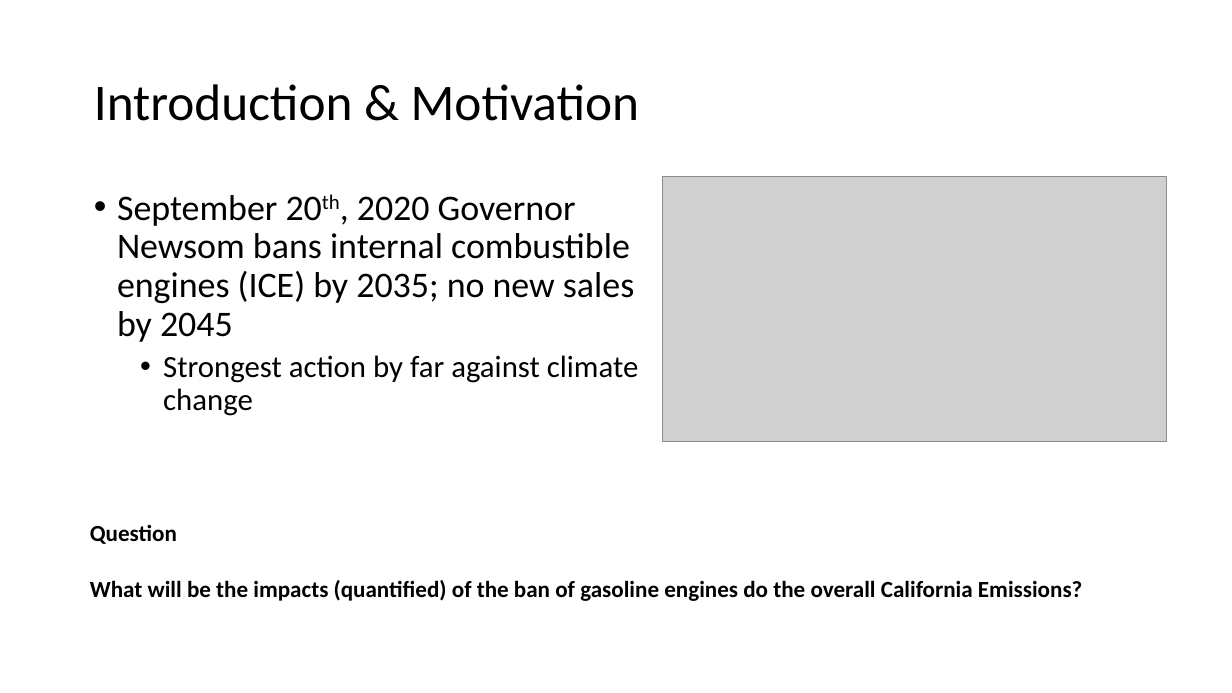
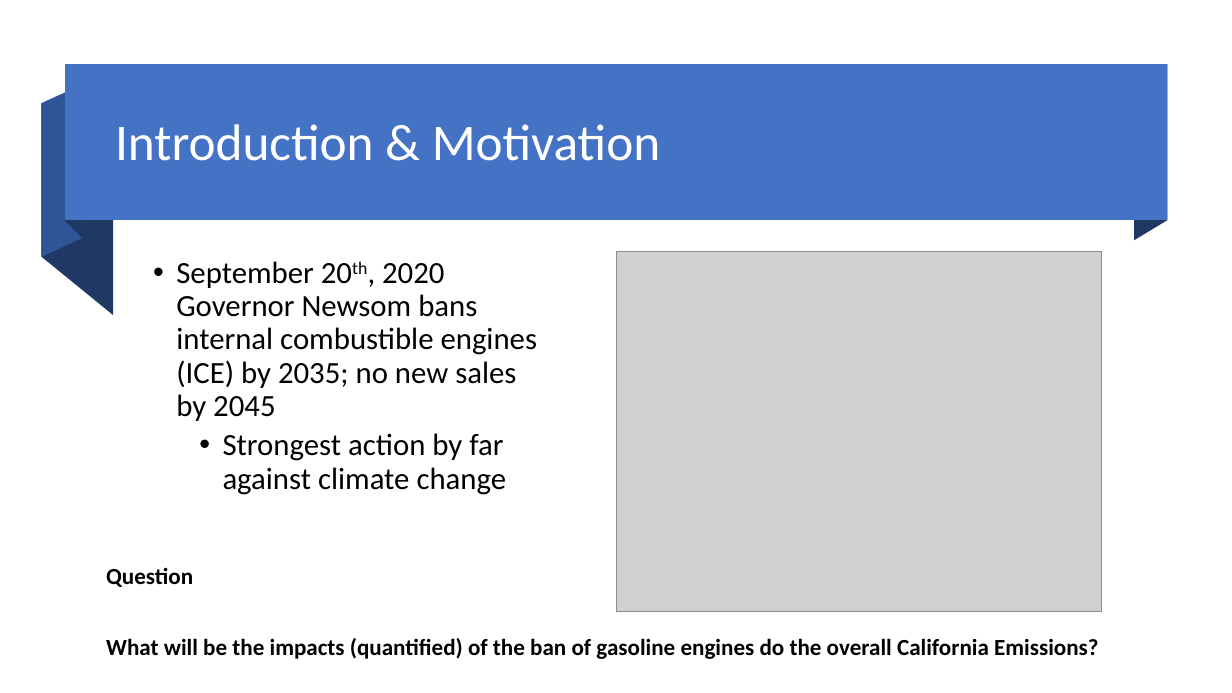
Before and after one commit to djlofland/DS621_F2020_Group3, a slide deck: slide 3 of Final Project/Group_3_FinalProject.pptx. Drawn at 1232x693 pixels with LibreOffice and Linux fonts; fonts in the diff are those of the drawing; grey boxes stand for pictures. Boxes give left, top, right and bottom in pixels: in the first picture for what was removed or moved away, otherwise in the second. Text is boxed around its words. In the diff, an @@ line names an element or a change of style, - is before the commit and + after.

```diff
--- a/Final Project/Group_3_FinalProject.pptx
+++ b/Final Project/Group_3_FinalProject.pptx
@@ group added at box(42, 65, 1167, 315): 4 freeform shapes, 1 rectangle @@
@@ title "Introduction & Motivation": place and size @@
-title "Introduction & Motivation" at box(94, 84, 640, 121)
+title "Introduction & Motivation" at box(115, 124, 661, 161)
@@ title "Introduction & Motivation" at box(115, 124, 661, 161): text colour #000000 to #FFFFFF @@
@@ text "September 20th, 2020 Governor Newsom ...": place and size @@
-text "September 20th, 2020 Governor Newsom ..." at box(117, 195, 639, 416)
+text "September 20th, 2020 Governor Newsom ..." at box(176, 261, 538, 495)
@@ text at box(176, 261, 538, 421): size 28 to 24 pt in "September 20th, 2020 Governor Newsom bans internal ..." @@
@@ picture: place and size @@
-picture at box(663, 177, 1167, 442)
+picture at box(616, 252, 1102, 613)
@@ text "Question": place and size @@
-text "Question" at box(90, 524, 1082, 601)
+text "Question" at box(106, 567, 1098, 659)
@@ text "Question" at box(106, 567, 1098, 659): more space between paragraphs @@
```
Also in this commit, not shown: 3 other slides changed, 2 slides added, 1 other file.
